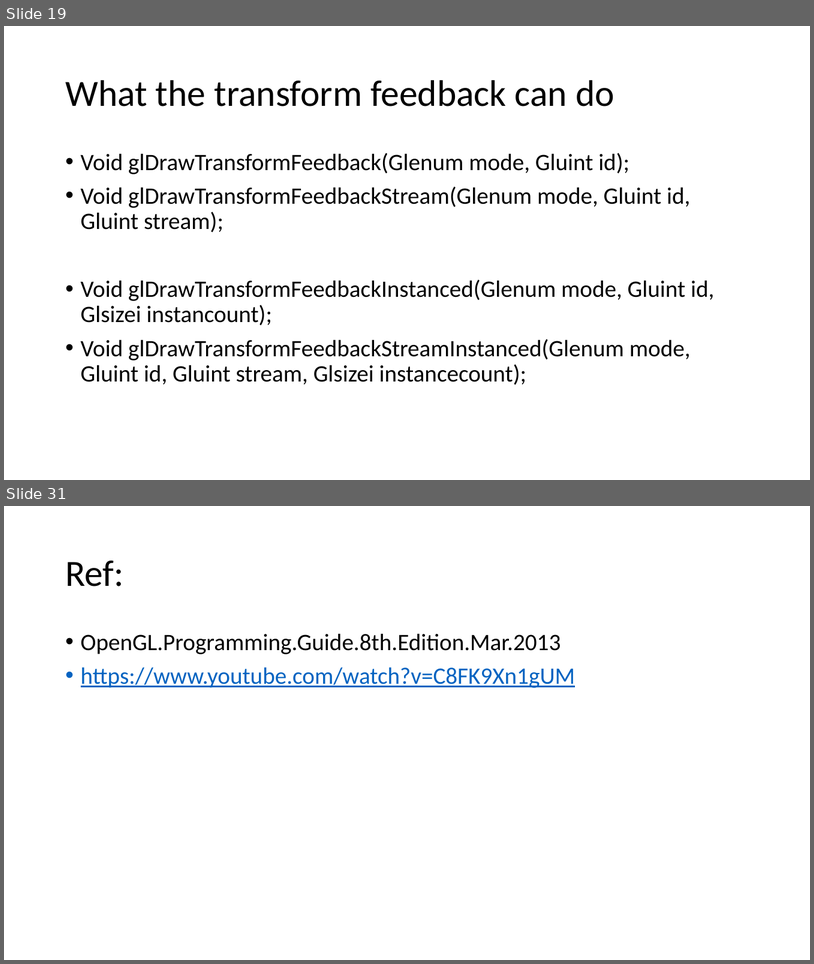
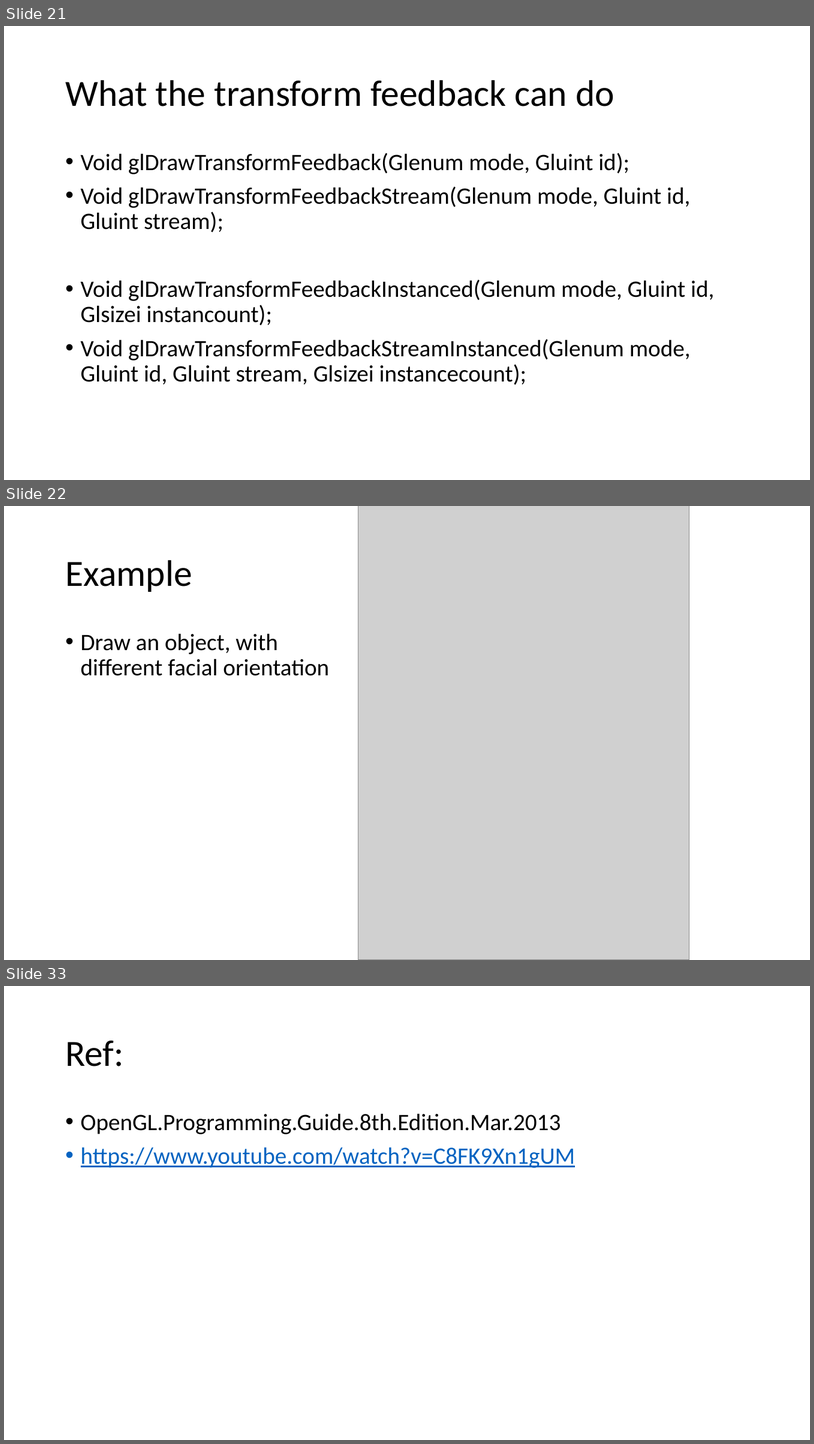
Before and after one commit to easyfly007/opengl_programming_guide, a slide deck: OpenGLProgrammingGuide_10_yifeih.pptx. Shown one above the other, each under a label of ours: slides 19 and 31 before the commit, slides 21, 22 and 33 after it; the slides between them are not shown. The pictures are 814x964 and 814x1444 pixels, drawn with LibreOffice and Linux fonts; fonts in the diff are those of the drawing; grey boxes stand for pictures. Boxes give left, top, right and bottom in pixels: in the first picture for what was removed or moved away, otherwise in the second. Text is boxed around its words. In the diff, an @@ line names an element or a change of style, - is before the commit and + after.

```diff
--- a/OpenGLProgrammingGuide_10_yifeih.pptx
+++ b/OpenGLProgrammingGuide_10_yifeih.pptx
@@ slide 22 added at <box>4,506,810,960</box>, background #FFFFFF @@
@@ picture added at <box>359,506,690,960</box> @@
@@ title added at <box>65,560,192,592</box>, 44 pt, text #000000 @@
+Example
@@ text added at <box>81,633,329,676</box>, 28 pt, text #000000 @@
+• Draw an object, with different facial orientation
@@ what was slide 19 is now slide 21 @@
@@ what was slide 31 is now slide 33 @@
```
Also in this commit, not shown: 5 slides changed, 13 other slides added, 12 slides removed.
